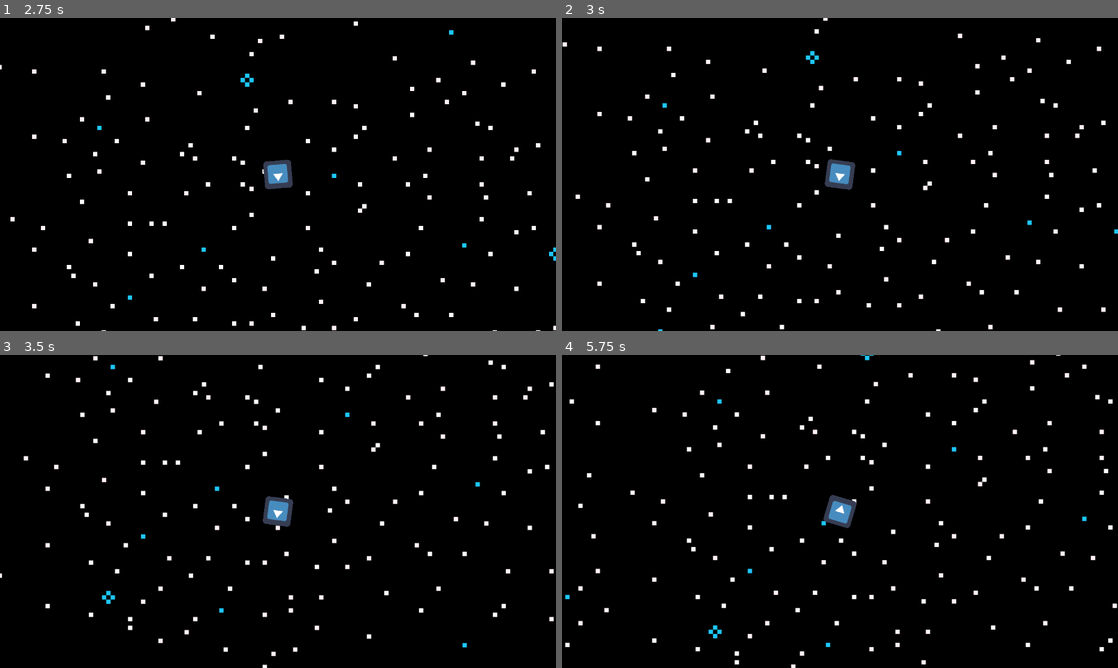
Above: before the commit, frames 1-4 (two rows, left to right).
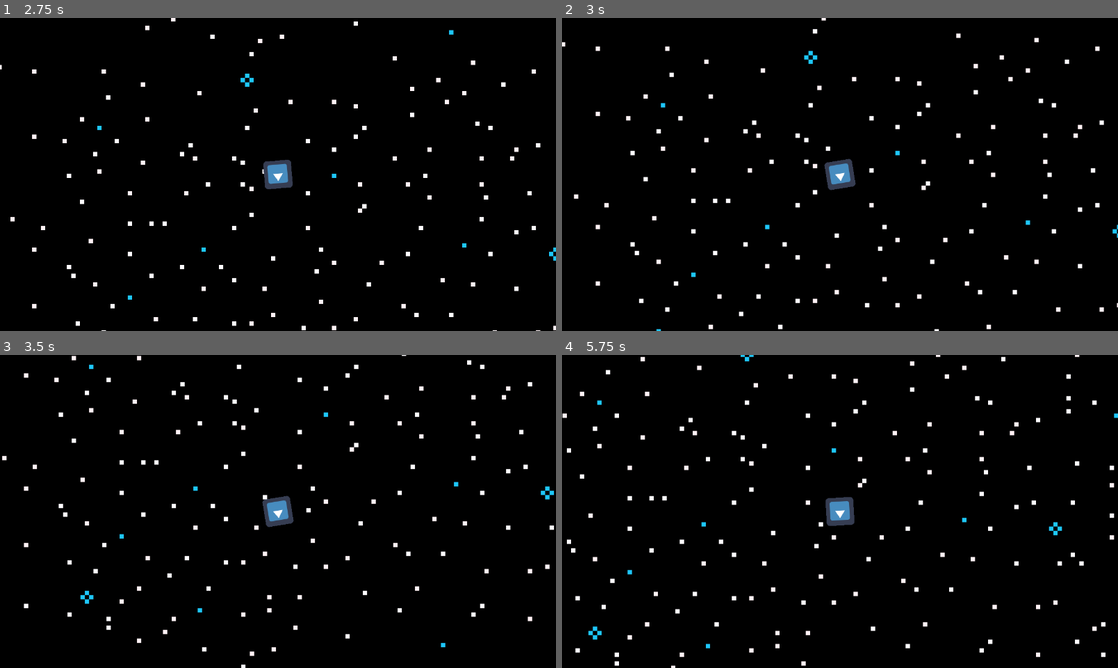
Above: after the commit, the same moments.

Repository: RPeterson0487/spacing-out
Game: Godot game, scene res://TestMain.tscn
Two runs of this game, one before a commit and one after it. Both use one fixed random seed, a clock stepped at 60 frames per second and the inputs below. The engine's default icon, where the game draws it, is replaced by a stand-in: a white triangle on a blue panel in a dark square.
Inputs:
- Up to frame 1 (2.75 s): tap Enter at 0.5 s; hold Right (rotateRight) 0.53-1.28 s; hold Down (rotateOpposite) 0.53-1.28 s; tap Space at 1.25 s; hold Left (rotateLeft) 1.28-2.03 s; tap Down (rotateOpposite) at 1.35 s; hold Right (rotateRight) from 2.03 s (still down); hold Down (rotateOpposite) from 2.03 s (still down)
- Up to frame 2 (3 s): tap Enter at 2.75 s; release Right (rotateRight) at 2.78 s; release Down (rotateOpposite) at 2.78 s; hold Up (forwardThrust) from 2.78 s (still down); tap Down (rotateOpposite) at 2.85 s
- Up to frame 3 (3.5 s): keep holding Up (forwardThrust)
- Up to frame 4 (5.75 s): release Up (forwardThrust) at 3.53 s; hold Down (rotateOpposite) 3.53-4.28 s; hold Left (rotateLeft) from 3.53 s (still down); tap Down (rotateOpposite) at 4.35 s; hold Down (rotateOpposite) from 5.03 s (still down)

Frame 1 is identical in both runs. In frame 2, 2.0% of the frame differs, in the area x 0-100%, y 0-100%; in frame 3, 4.0%; in frame 4, 4.3%.

Commit message:
Got oppositeRotation figured out (Thanks, Sam!)

Diff:
--- a/Player.gd
+++ b/Player.gd
@@ -24,16 +24,14 @@
 	if Input.is_action_pressed("rotateRight"):
 		rotate(deg2rad(rotationSpeed * delta))
 
-	var oppositeAngle = velocity.angle() + (PI/2) + PI
-	if Input.is_action_pressed("rotateOpposite"):
-		if velocity.length() != 0:
-			if oppositeAngle > (2 * PI):
-				oppositeAngle -= (2 * PI)
-			if oppositeAngle < 0:
-				oppositeAngle += (2 * PI)
-			if (abs(oppositeAngle - rotation)) < PI && (oppositeAngle - rotation) > 0: # Is this the "original result" in discord?
-				rotate(deg2rad(-rotationSpeed * delta))
-			else:
-				rotate(deg2rad(rotationSpeed * delta))
+	if Input.is_action_pressed("rotateOpposite") && velocity.length() != 0:
+		var oppositeVelocity = velocity * -1
+		var oppositeAngle = fposmod(oppositeVelocity.angle() + (PI / 2), (PI * 2))
+		var wrappedRotation = fposmod(rotation, (PI * 2))
+
+		if (abs(wrappedRotation - oppositeAngle)) < PI && (wrappedRotation - oppositeAngle) > 0 or (abs(wrappedRotation - oppositeAngle)) > PI && (wrappedRotation - oppositeAngle) < 0:
+			rotate(deg2rad(-rotationSpeed * delta))
+		else:
+			rotate(deg2rad(rotationSpeed * delta))
 
 	move_and_slide(velocity)
--- a/project.godot
+++ b/project.godot
@@ -44,6 +44,12 @@
 , Object(InputEventKey,"resource_local_to_scene":false,"resource_name":"","device":0,"alt":false,"shift":false,"control":false,"meta":false,"command":false,"pressed":false,"scancode":68,"physical_scancode":0,"unicode":0,"echo":false,"script":null)
  ]
 }
+flipDirection={
+"deadzone": 0.5,
+"events": [ Object(InputEventKey,"resource_local_to_scene":false,"resource_name":"","device":0,"alt":false,"shift":false,"control":false,"meta":false,"command":false,"pressed":false,"scancode":16777234,"physical_scancode":0,"unicode":0,"echo":false,"script":null)
+, Object(InputEventKey,"resource_local_to_scene":false,"resource_name":"","device":0,"alt":false,"shift":false,"control":false,"meta":false,"command":false,"pressed":false,"scancode":83,"physical_scancode":0,"unicode":0,"echo":false,"script":null)
+ ]
+}
 rotateOpposite={
 "deadzone": 0.5,
 "events": [ Object(InputEventKey,"resource_local_to_scene":false,"resource_name":"","device":0,"alt":false,"shift":false,"control":false,"meta":false,"command":false,"pressed":false,"scancode":16777234,"physical_scancode":0,"unicode":0,"echo":false,"script":null)
